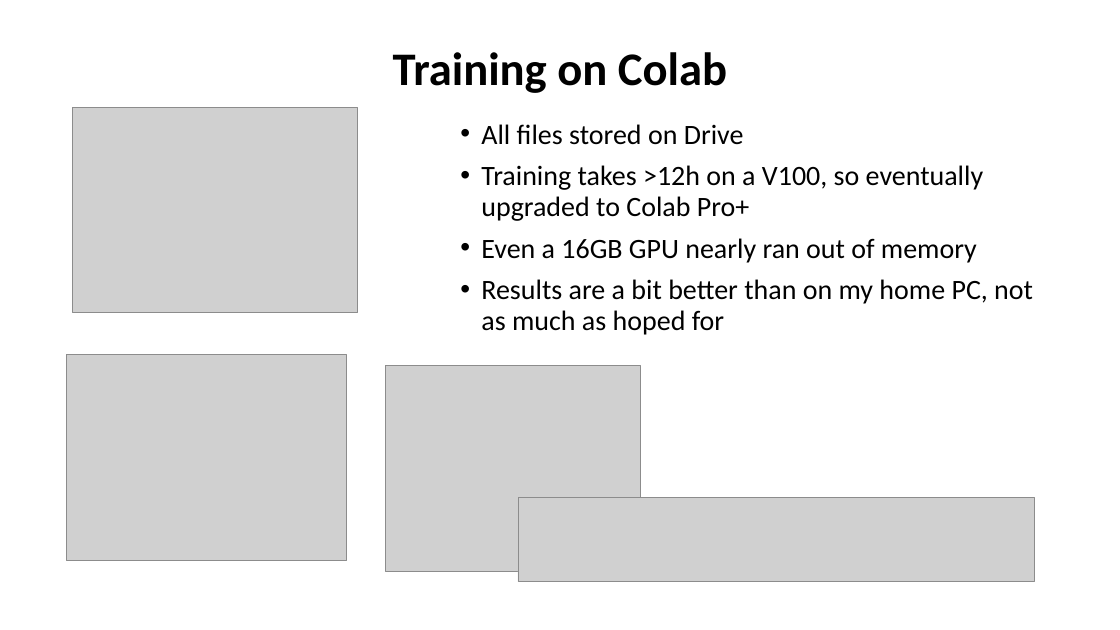
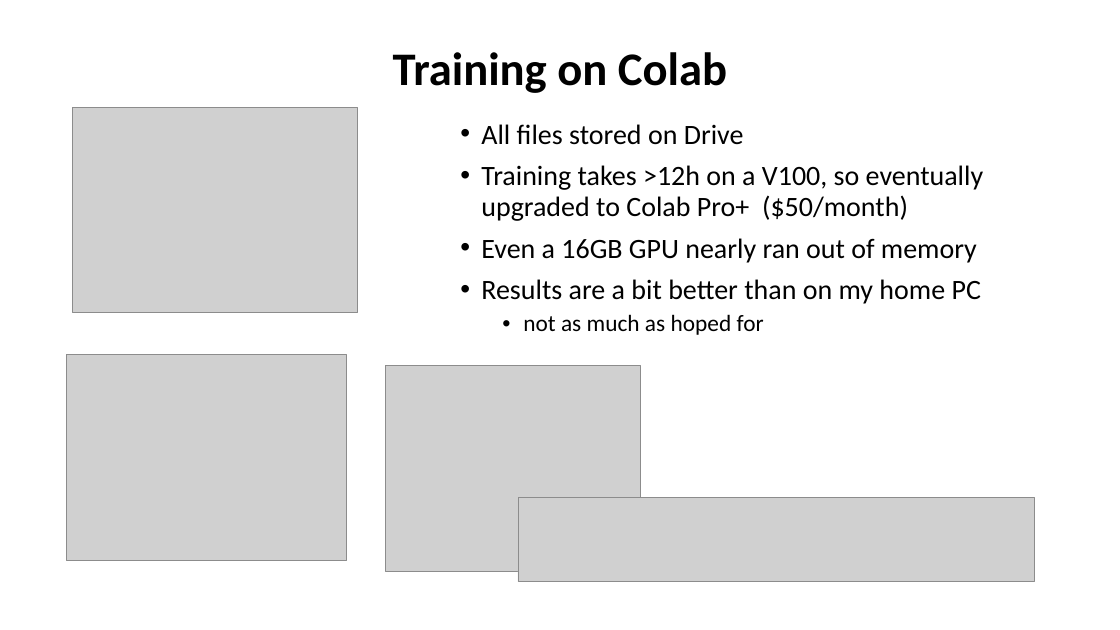
Before and after one commit to colinleach/proj502, a slide deck: slide 13 of project_report/Colin Leach project for ASTR 502.pptx. Drawn at 1120x630 pixels with LibreOffice and Linux fonts; fonts in the diff are those of the drawing; grey boxes stand for pictures. Boxes give left, top, right and bottom in pixels: in the first picture for what was removed or moved away, otherwise in the second. Text is boxed around its words. In the diff, an @@ line names an element or a change of style, - is before the commit and + after.

Commit message:
more slides

```diff
--- a/project_report/Colin Leach project for ASTR 502.pptx
+++ b/project_report/Colin Leach project for ASTR 502.pptx
@@ text at (x1=481, y1=165, x2=984, y2=221): text changed @@
-• Training takes >12h on a V100, so eventually upgraded to Colab Pro+
+• Training takes >12h on a V100, so eventually upgraded to Colab Pro+ ($50/month)
@@ text at (x1=481, y1=279, x2=981, y2=335): text changed @@
-• Results are a bit better than on my home PC, not as much as hoped for
+• Results are a bit better than on my home PC
+  • not as much as hoped for
```
Also in this commit, not shown: 4 other slides changed, 2 slides added.
